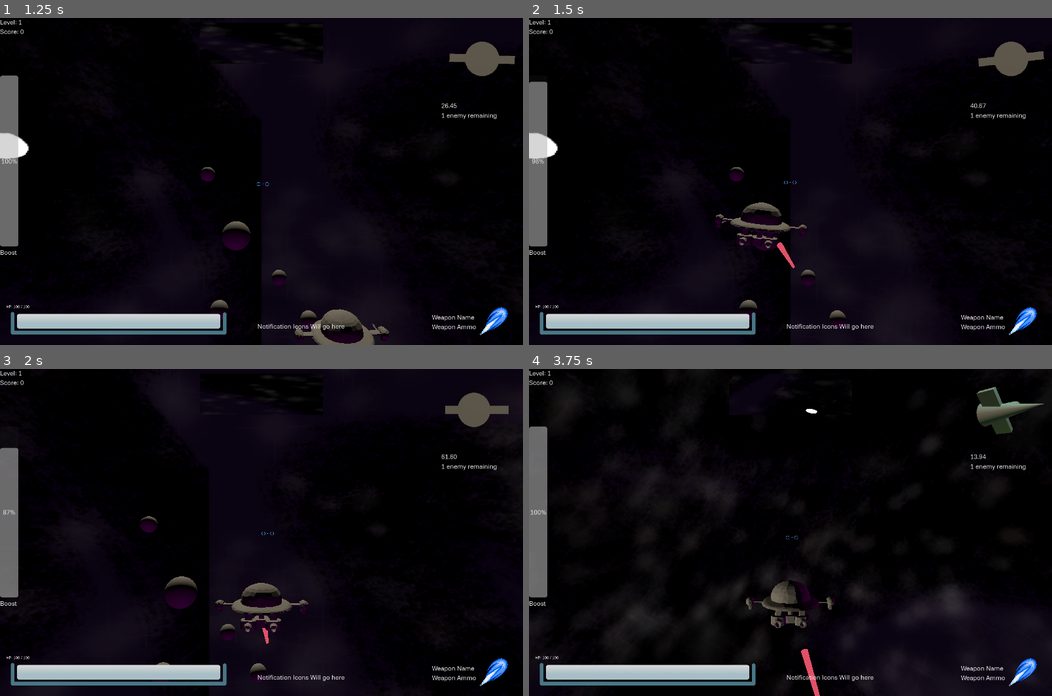
Above: before the commit, frames 1-4 (two rows, left to right).
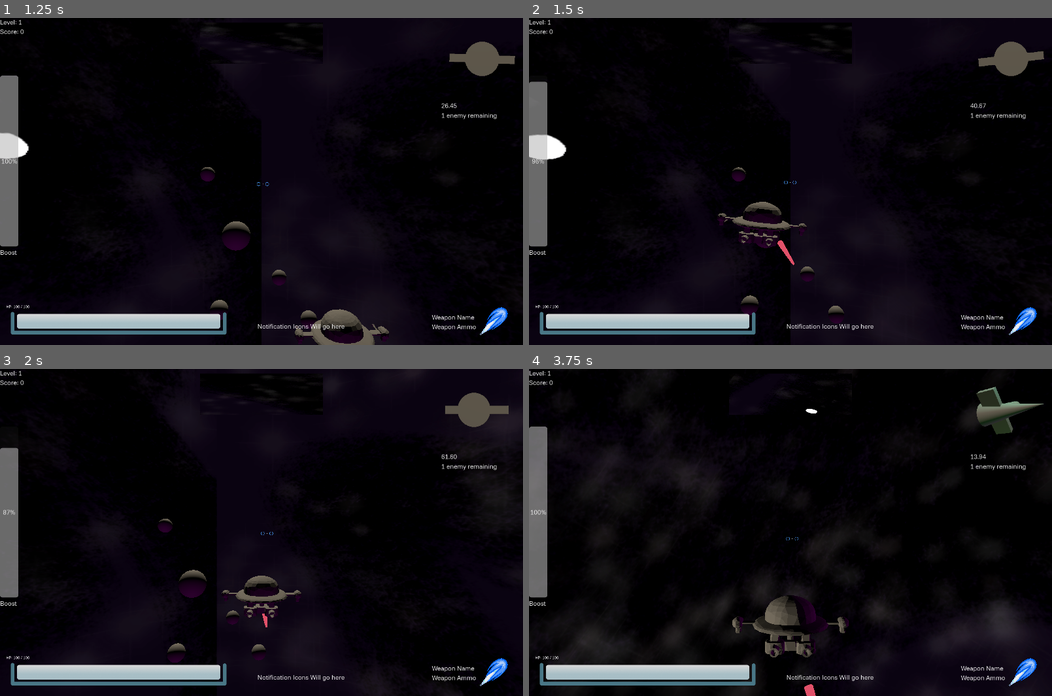
Above: after the commit, the same moments.

Repository: WilliamAalund/TAGD-Game-Jam-Fall-2024
Game: Godot game, scene res://Code/PrimaryScenes/Main/Main.tscn
Two runs of this game, one before a commit and one after it. Both use one fixed random seed, a clock stepped at 60 frames per second and the inputs below.
Inputs (mouse positions are in pixels of both pictures, inside the frame that each line leads up to):
- Up to frame 1 (1.25 s): click "Arcade" at 0.5 s
- Up to frame 2 (1.5 s): tap Enter at 1.25 s; move the mouse to (905, 165) at 1.27 s; hold D (debug_right) from 1.28 s (still down); hold Shift (boost) from 1.28 s (still down)
- Up to frame 3 (2 s): keep holding D (debug_right); keep holding Shift (boost)
- Up to frame 4 (3.75 s): move the mouse to (685, 548) at 2.02 s; release D (debug_right) at 2.03 s; release Shift (boost) at 2.03 s; hold S (debug_down) 2.03-2.78 s; tap Shift (boost) at 2.1, 3.05 s; move the mouse to (842, 460) at 2.77 s; hold D (debug_right) 2.78-3.53 s; hold F (break) 2.78-3.53 s; move the mouse to (764, 597) at 3.52 s; hold W (debug_up) from 3.53 s (still down); right-click (764, 597) at 3.6 s

Frame 1 is identical in both runs. In frame 2, 1.1% of the frame differs, in the area x 0-61%, y 35-93%; in frame 3, 2.1%; in frame 4, 4.1%, in the area x 5-93%, y 0-100%.

Commit message:
Fixed Aiming Down Sights

Diff:
--- a/Game/Code/Entities/Player/v1/Ship.tscn
+++ b/Game/Code/Entities/Player/v1/Ship.tscn
@@ -6,9 +6,10 @@
 
 [sub_resource type="CylinderShape3D" id="CylinderShape3D_s5lm4"]
 height = 1.0
+radius = 0.6
 
 [sub_resource type="BoxShape3D" id="BoxShape3D_cf2ht"]
-size = Vector3(2.5, 0.15, 1)
+size = Vector3(2.53, 0.15, 1)
 
 [sub_resource type="SphereShape3D" id="SphereShape3D_v0pkj"]
 radius = 0.4
--- a/Game/Code/Entities/Player/v1/ShipCamera.tscn
+++ b/Game/Code/Entities/Player/v1/ShipCamera.tscn
@@ -10,26 +10,26 @@
 tracks/0/type = "value"
 tracks/0/imported = false
 tracks/0/enabled = true
-tracks/0/path = NodePath(".:fov")
+tracks/0/path = NodePath("../..:current_camera_rotate_speed")
 tracks/0/interp = 1
 tracks/0/loop_wrap = true
 tracks/0/keys = {
 "times": PackedFloat32Array(0),
 "transitions": PackedFloat32Array(1),
 "update": 0,
-"values": [75.0]
+"values": [120.0]
 }
 tracks/1/type = "value"
 tracks/1/imported = false
 tracks/1/enabled = true
-tracks/1/path = NodePath("../..:current_camera_rotate_speed")
+tracks/1/path = NodePath("../..:fov_control")
 tracks/1/interp = 1
 tracks/1/loop_wrap = true
 tracks/1/keys = {
 "times": PackedFloat32Array(0),
 "transitions": PackedFloat32Array(1),
 "update": 0,
-"values": [120.0]
+"values": [1.0]
 }
 
 [sub_resource type="Animation" id="Animation_mcmlt"]
@@ -70,26 +70,14 @@
 tracks/0/type = "value"
 tracks/0/imported = false
 tracks/0/enabled = true
-tracks/0/path = NodePath(".:fov")
+tracks/0/path = NodePath("../..:fov_control")
 tracks/0/interp = 1
 tracks/0/loop_wrap = true
 tracks/0/keys = {
 "times": PackedFloat32Array(0, 0.2),
-"transitions": PackedFloat32Array(0.378929, 0.277392),
+"transitions": PackedFloat32Array(1, 1),
 "update": 0,
-"values": [75.0, 60.0]
-}
-tracks/1/type = "value"
-tracks/1/imported = false
-tracks/1/enabled = false
-tracks/1/path = NodePath("../..:current_camera_rotate_speed")
-tracks/1/interp = 1
-tracks/1/loop_wrap = true
-tracks/1/keys = {
-"times": PackedFloat32Array(0, 0.2),
-"transitions": PackedFloat32Array(0.840897, 1),
-"update": 0,
-"values": [50.0, 100.0]
+"values": [1.0, 0.8]
 }
 
 [sub_resource type="Animation" id="Animation_r1kgg"]
@@ -98,33 +86,54 @@
 tracks/0/type = "value"
 tracks/0/imported = false
 tracks/0/enabled = true
-tracks/0/path = NodePath(".:fov")
+tracks/0/path = NodePath("../..:fov_control")
 tracks/0/interp = 1
 tracks/0/loop_wrap = true
 tracks/0/keys = {
-"times": PackedFloat32Array(0, 0.1),
+"times": PackedFloat32Array(0, 0.2),
 "transitions": PackedFloat32Array(1, 1),
 "update": 0,
-"values": [60.0, 75.0]
+"values": [0.8, 1.0]
 }
-tracks/1/type = "value"
-tracks/1/imported = false
-tracks/1/enabled = false
-tracks/1/path = NodePath("../..:current_camera_rotate_speed")
-tracks/1/interp = 1
-tracks/1/loop_wrap = true
-tracks/1/keys = {
-"times": PackedFloat32Array(0, 0.1),
+
+[sub_resource type="Animation" id="Animation_jkkka"]
+resource_name = "accelerate"
+tracks/0/type = "value"
+tracks/0/imported = false
+tracks/0/enabled = true
+tracks/0/path = NodePath("../..:fov_control")
+tracks/0/interp = 1
+tracks/0/loop_wrap = true
+tracks/0/keys = {
+"times": PackedFloat32Array(0, 1),
 "transitions": PackedFloat32Array(1, 1),
 "update": 0,
-"values": [100.0, 50.0]
+"values": [1.0, 1.2]
+}
+
+[sub_resource type="Animation" id="Animation_vthwf"]
+resource_name = "decelerate"
+length = 0.4
+tracks/0/type = "value"
+tracks/0/imported = false
+tracks/0/enabled = true
+tracks/0/path = NodePath("../..:fov_control")
+tracks/0/interp = 1
+tracks/0/loop_wrap = true
+tracks/0/keys = {
+"times": PackedFloat32Array(0, 0.4),
+"transitions": PackedFloat32Array(1, 1),
+"update": 0,
+"values": [1.2, 1.0]
 }
 
 [sub_resource type="AnimationLibrary" id="AnimationLibrary_gfsjc"]
 _data = {
 "RESET": SubResource("Animation_2hd3j"),
+"accelerate": SubResource("Animation_jkkka"),
 "break_end": SubResource("Animation_mcmlt"),
 "break_start": SubResource("Animation_fkx6m"),
+"decelerate": SubResource("Animation_vthwf"),
 "front_camera_zoom_in": SubResource("Animation_0nstr"),
 "front_camera_zoom_out": SubResource("Animation_r1kgg")
 }
@@ -140,6 +149,7 @@
 
 [node name="Camera3D" type="Camera3D" parent="SpringArm3D"]
 cull_mask = 1048063
+fov = 60.0
 
 [node name="AnimationPlayer" type="AnimationPlayer" parent="SpringArm3D/Camera3D"]
 libraries = {
--- a/Game/Code/Scripts/Non Globals/PlayerShip.gd
+++ b/Game/Code/Scripts/Non Globals/PlayerShip.gd
@@ -24,7 +24,7 @@
 var boost_energy_regeneration_rate = 14
 var boost_energy_depletion_rate = 18
 
-var net_input_rate_multiplier = 4 # A constant that scales the rate at which the net input changes. Currently used by all three net values.
+var net_input_rate_multiplier = 3 # A constant that scales the rate at which the net input changes. Currently used by all three net values.
 var travel_speed = PlayerData.BASE_TRAVEL_SPEED # Speed at which the mesh moves forward in space. Forward for the mesh is defined as the positive z direction.
 var max_net_input: float = .5 # Increasing this value increases turn angle of ship # FIXME: This is a poor name for this variable.
 var max_rotate_net_input: float = 0.9
--- a/Game/Code/Scripts/Non Globals/ShipCamera.gd
+++ b/Game/Code/Scripts/Non Globals/ShipCamera.gd
@@ -12,9 +12,10 @@
 var base_camera_fov = 65.0
 
 var focus_camera_fov = 45.0
-var fov_control = 1.0 # Used to control camera zoom in.
+@export var fov_control = 1.0 # Used to control camera zoom in.
 var zoomed_in = false
 var breaking = true
+var speeding = false
 
 @export var current_camera_rotate_speed: float = base_camera_rotate_speed
 
@@ -29,6 +30,14 @@
 func _process(delta):
 
 	camera.fov = base_camera_fov * fov_control
+	if Input.is_action_pressed("boost"):
+		if speeding == false:
+			front_camera_animation.play("accelerate")
+		speeding = true
+	else:
+		if speeding == true:
+			front_camera_animation.play("decelerate")
+		speeding = false
 	if Input.is_action_pressed("focus"):
 		if zoomed_in == false:
 			pass
Not shown: 1 places in Game/Code/Entities/Player/v1/ShipCamera.tscn that only renumber resources
